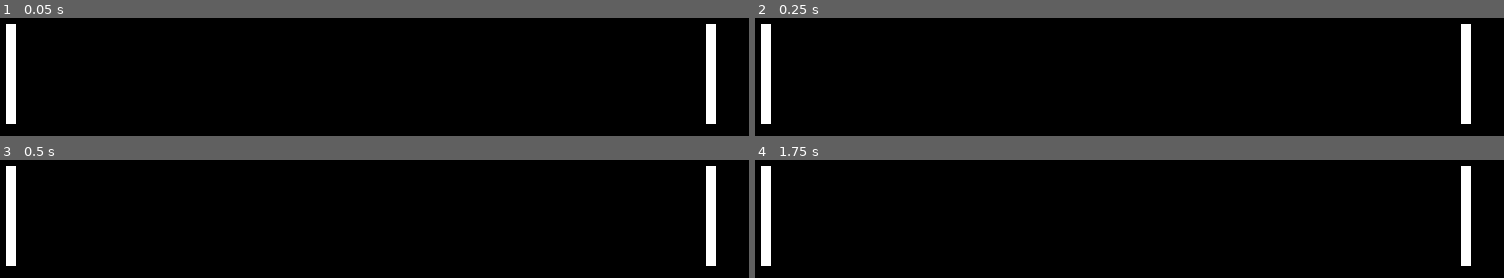
Above: before the commit, frames 1-4 (two rows, left to right).
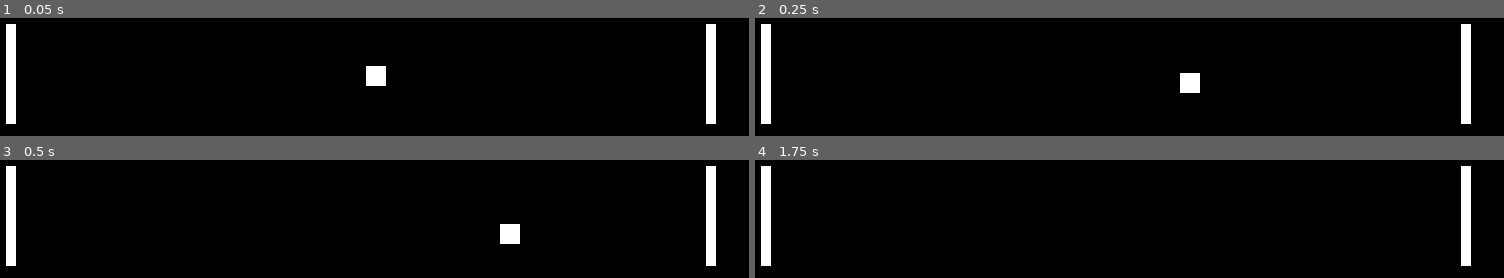
Above: after the commit, the same moments.

Repository: bradyaanderson/simple_table_tennis
Game: Godot game, scene res://main.tscn
The game is run twice, just before and just after one commit, with the same random seed, the same clock (stepped at 60 frames per second) and the same inputs.
Inputs:
- Up to frame 1 (0.05 s): no input
- Up to frame 2 (0.25 s): no input
- Up to frame 3 (0.5 s): no input
- Up to frame 4 (1.75 s): no input

The runs differ from the first frame. In frame 1, 0.5% of the frame differs, in the area x 48-52%, y 40-58%; in frame 2, 0.5%; in frame 3, 0.5%; in frame 4, nothing differs.

Commit message:
Add ball

Diff:
--- /dev/null
+++ b/ball.gd
@@ -0,0 +1,26 @@
+extends Area2D
+
+@export var speed: float = 300.0  # Ball speed
+var velocity: Vector2 = Vector2.ZERO  # Ball movement direction and speed
+
+func _ready():
+    # Set position
+    var viewport_size = get_viewport().size
+    position = viewport_size / 2
+
+    # Start the ball in a random direction
+    randomize()
+    var angle = randf_range(-PI / 4, PI / 4) + (PI if randf() > 0.5 else 0)  # Randomize angle
+    velocity = Vector2(cos(angle), sin(angle)) * speed
+
+func _process(delta):
+    # Move the ball
+    position += velocity * delta
+
+    # Bounce off the top and bottom walls
+    if position.y <= 10 or position.y >= 590:  # Screen edges at 10px margin
+        velocity.y = -velocity.y
+
+func _on_body_entered(body):
+    # Reverse horizontal direction when hitting a paddle
+    velocity.x = -velocity.x
--- /dev/null
+++ b/ball.tscn
@@ -0,0 +1,24 @@
+[gd_scene load_steps=3 format=3 uid="uid://gocll3dcybpf"]
+
+[ext_resource type="Script" path="res://ball.gd" id="1_p016e"]
+
+[sub_resource type="RectangleShape2D" id="RectangleShape2D_xapax"]
+
+[node name="Ball" type="Area2D"]
+script = ExtResource("1_p016e")
+
+[node name="CollisionShape2D" type="CollisionShape2D" parent="."]
+shape = SubResource("RectangleShape2D_xapax")
+
+[node name="ColorRect" type="ColorRect" parent="."]
+anchors_preset = 8
+anchor_left = 0.5
+anchor_top = 0.5
+anchor_right = 0.5
+anchor_bottom = 0.5
+offset_left = -10.0
+offset_top = -10.0
+offset_right = 10.0
+offset_bottom = 10.0
+grow_horizontal = 2
+grow_vertical = 2
--- a/main.tscn
+++ b/main.tscn
@@ -1,6 +1,7 @@
-[gd_scene load_steps=2 format=3 uid="uid://d2g3dvd31owa5"]
+[gd_scene load_steps=3 format=3 uid="uid://d2g3dvd31owa5"]
 
 [ext_resource type="PackedScene" uid="uid://3cq7oi7dmsvi" path="res://paddle.tscn" id="1_kgvwg"]
+[ext_resource type="PackedScene" uid="uid://gocll3dcybpf" path="res://ball.tscn" id="2_0x3j0"]
 
 [node name="Main" type="Node2D"]
 
@@ -23,3 +24,5 @@
 position = Vector2(750, 300)
 move_up_key = "right_paddle_up"
 move_down_key = "right_paddle_down"
+
+[node name="Ball" parent="." instance=ExtResource("2_0x3j0")]
